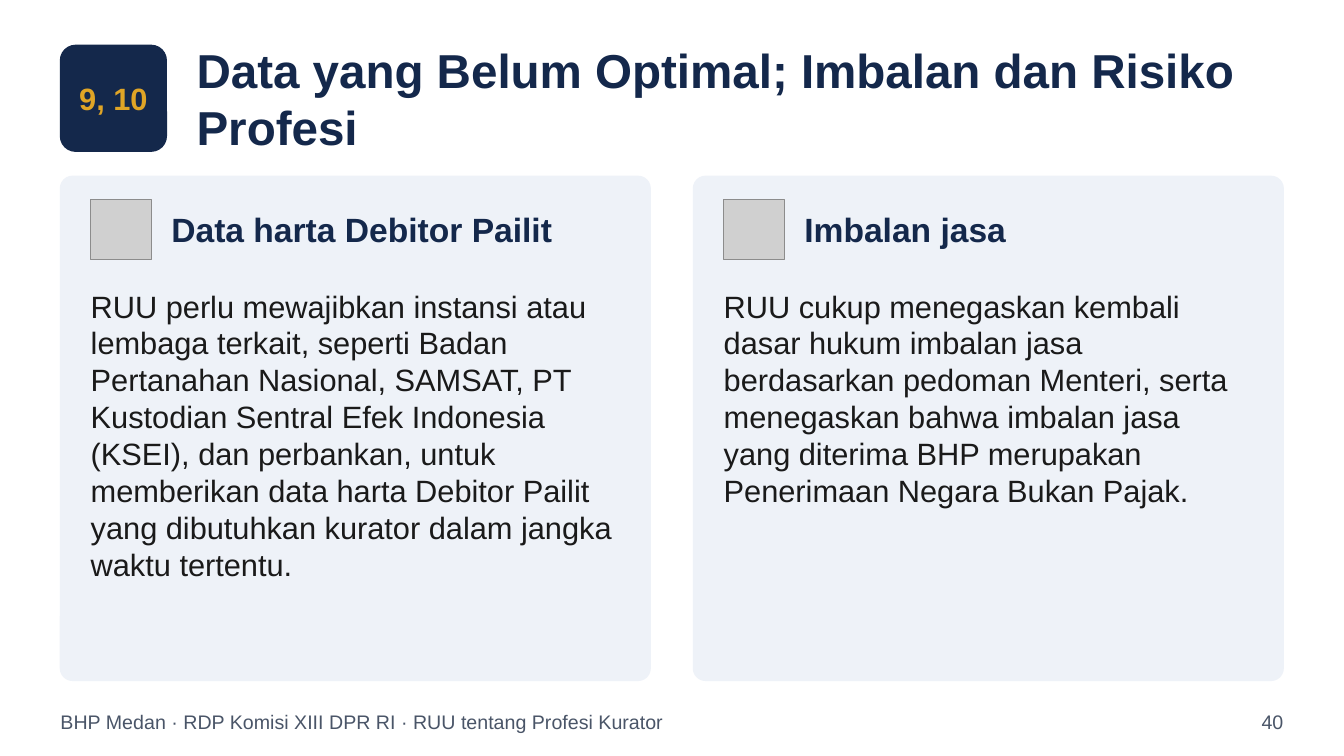
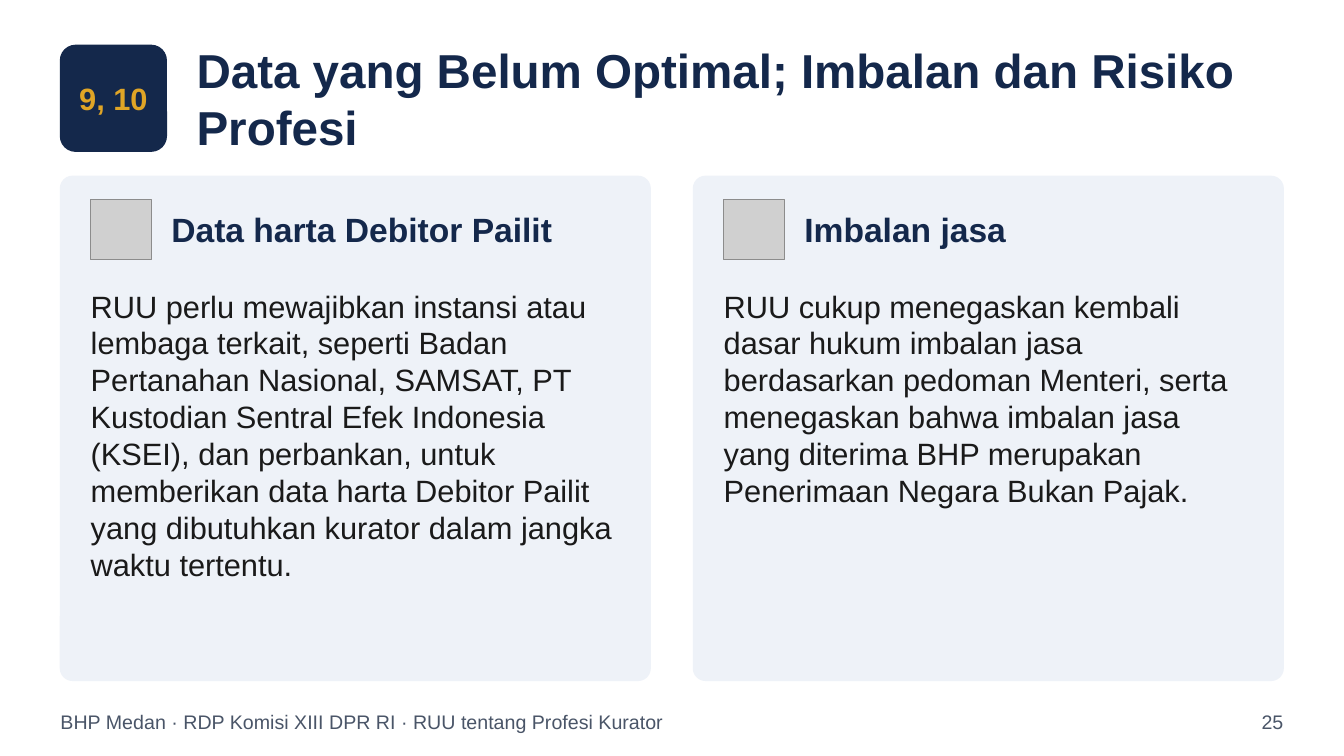
Before and after one commit to artheralawfirm-cloud/SAPAWALI, a slide deck: slide 25 of presentasi/Paparan_BHP_Medan_RUU_Profesi_Kurator.pptx (slide 40 before the commit). Drawn at 1344x756 pixels with LibreOffice and Linux fonts; fonts in the diff are those of the drawing; grey boxes stand for pictures. Boxes give left, top, right and bottom in pixels: in the first picture for what was removed or moved away, otherwise in the second. Text is boxed around its words. In the diff, an @@ line names an element or a change of style, - is before the commit and + after.

```diff
--- a/presentasi/Paparan_BHP_Medan_RUU_Profesi_Kurator.pptx
+++ b/presentasi/Paparan_BHP_Medan_RUU_Profesi_Kurator.pptx
@@ text at box(1262, 715, 1284, 729): text changed @@
-40
+25
```
Also in this commit, not shown: 42 other slides changed, 6 slides added, 1 slide removed, 6 other files.
